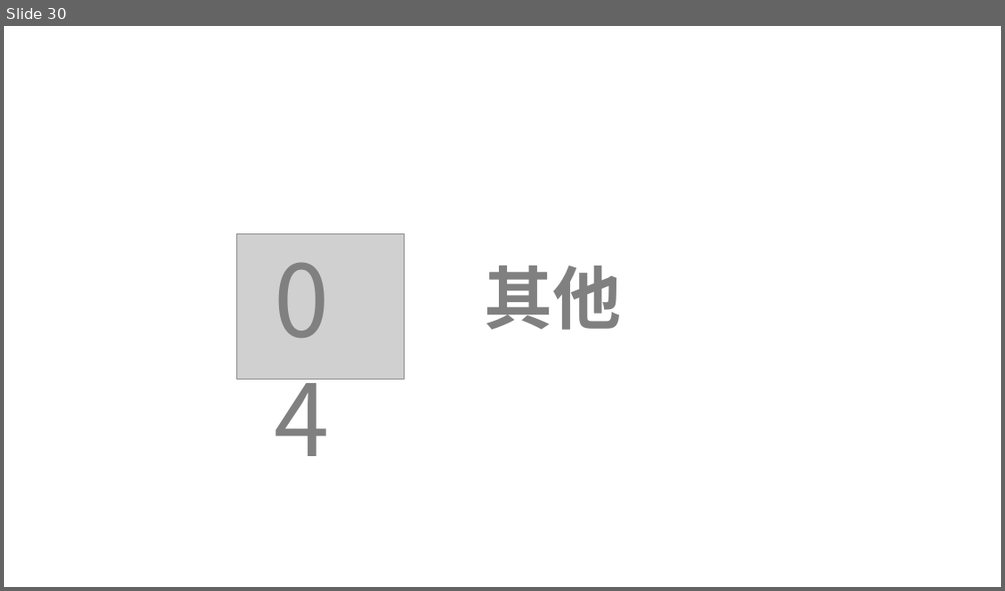
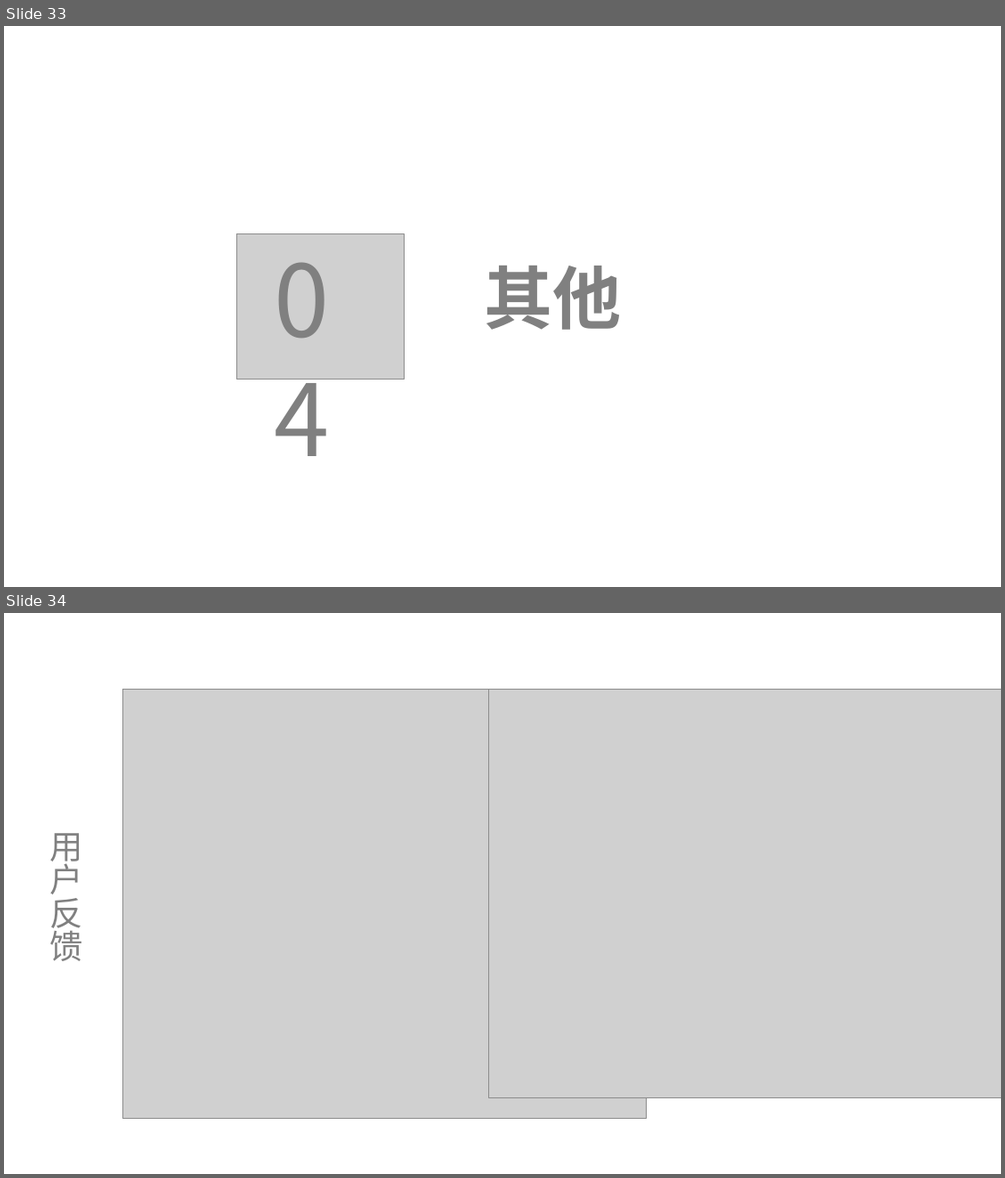
Before and after one commit to lenovo-wu/G11ZUCC, a slide deck: 代码实现.pptx. Shown one above the other, each under a label of ours: slide 30 before the commit, slides 33 and 34 after it. The pictures are 1005x591 and 1005x1178 pixels, drawn with LibreOffice and Linux fonts; fonts in the diff are those of the drawing; grey boxes stand for pictures. Boxes give left, top, right and bottom in pixels: in the first picture for what was removed or moved away, otherwise in the second. Text is boxed around its words. In the diff, an @@ line names an element or a change of style, - is before the commit and + after.

```diff
--- a/代码实现.pptx
+++ b/代码实现.pptx
@@ slide 34 added at (4,613,1001,1174), background #FFFFFF @@
@@ picture added at (123,690,647,1118) @@
@@ picture added at (488,690,1001,1097) @@
@@ text added at (49,833,82,961), 32 pt, text #808080 @@
+用户反馈
@@ what was slide 30 is now slide 33 @@
```
Also in this commit, not shown: 6 slides changed, 7 other slides added, 4 slides removed.
